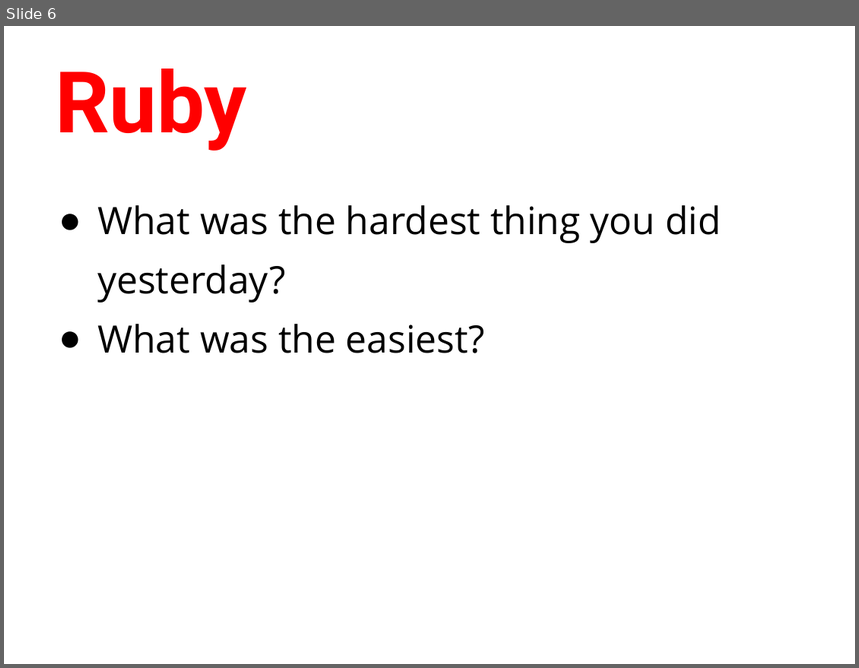
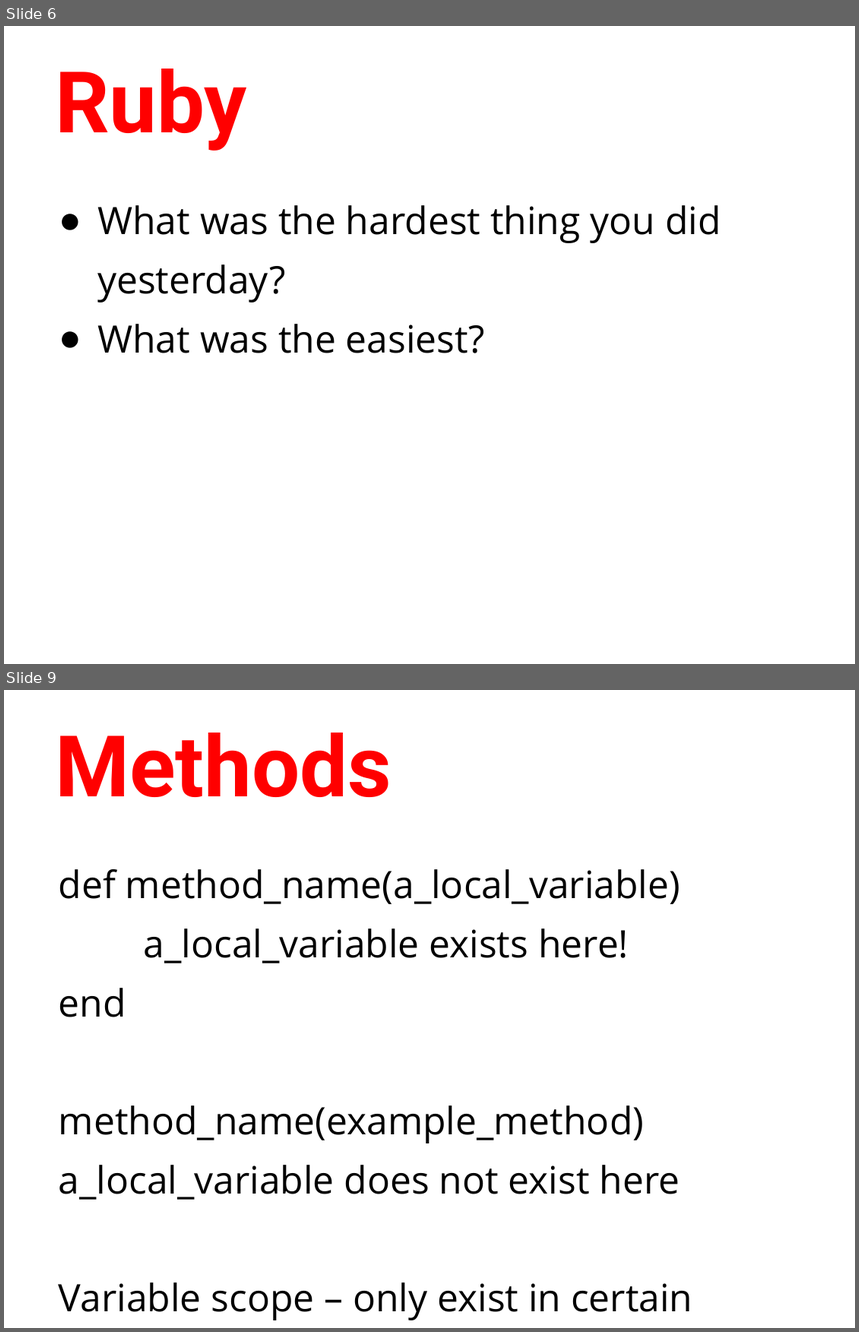
Before and after one commit to humanitiesprogramming/slides, a slide deck: day2-review.pptx. Shown one above the other, each under a label of ours: slide 6 before the commit, slides 6 and 9 after it; the slides between them are not shown. The pictures are 859x668 and 859x1332 pixels, drawn with LibreOffice and Linux fonts; fonts in the diff are those of the drawing. Boxes give left, top, right and bottom in pixels: in the first picture for what was removed or moved away, otherwise in the second. Text is boxed around its words. In the diff, an @@ line names an element or a change of style, - is before the commit and + after.

Commit message:
adds user class example

```diff
--- a/day2-review.pptx
+++ b/day2-review.pptx
@@ slide 9 added at (x1=4, y1=690, x2=855, y2=1328), background #FFFFFF @@
@@ title added at (x1=55, y1=733, x2=392, y2=797), 72 pt, text #FF0000, bold @@
+Methods
@@ text added at (x1=59, y1=869, x2=693, y2=1321), 32 pt, text #000000 @@
+def method_name(a_local_variable)
+a_local_variable exists here!
+end
+method_name(example_method)
+a_local_variable does not exist here
+Variable scope – only exist in certain places
```
Also in this commit, not shown: 2 slides changed, 4 other slides added, 5 other files.
